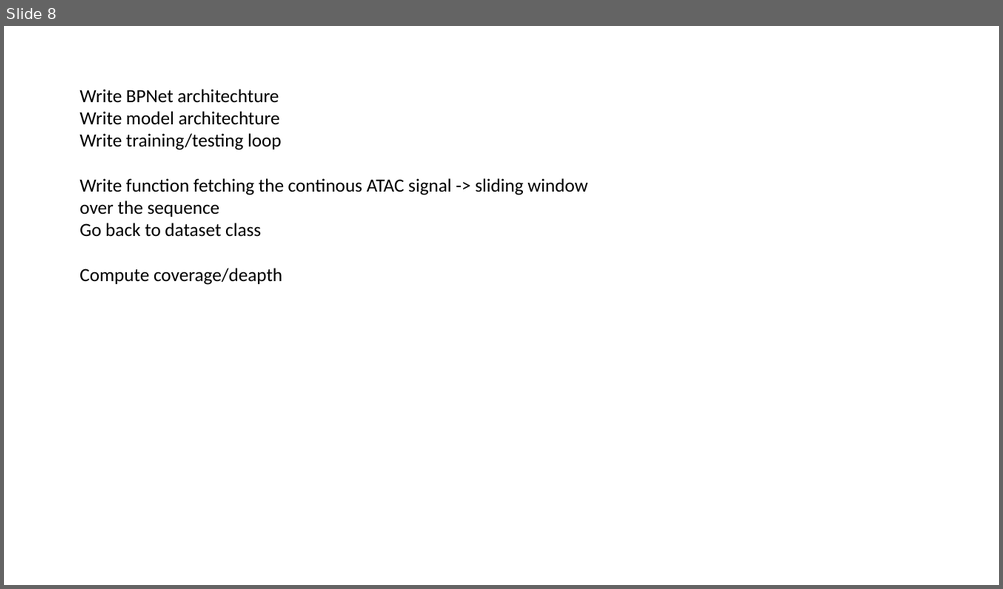
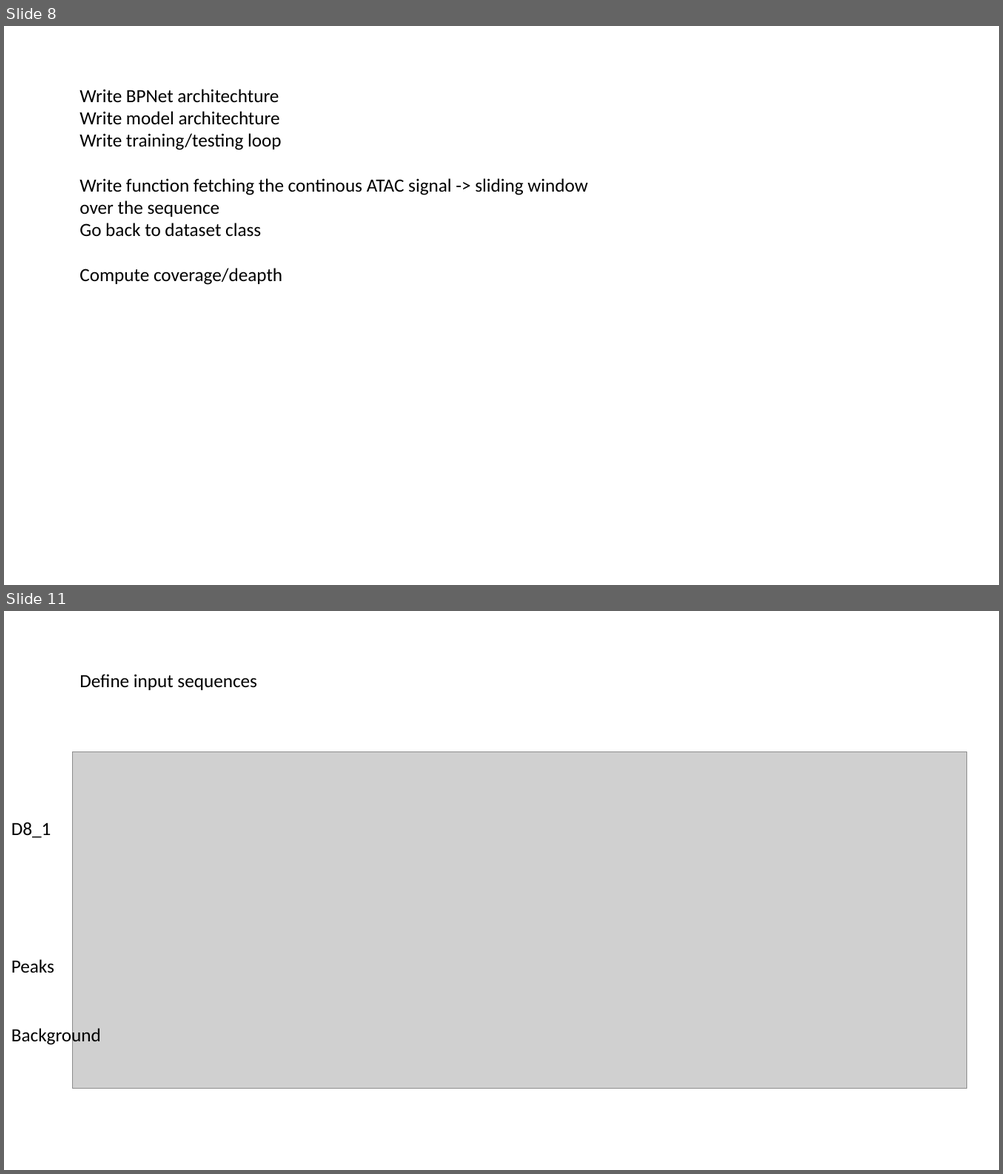
Before and after one commit to alexiaDorm/master-thesis, a slide deck: notes/Building model.pptx. Shown one above the other, each under a label of ours: slide 8 before the commit, slides 8 and 11 after it; the slides between them are not shown. The pictures are 1003x589 and 1003x1174 pixels, drawn with LibreOffice and Linux fonts; fonts in the diff are those of the drawing; grey boxes stand for pictures. Boxes give left, top, right and bottom in pixels: in the first picture for what was removed or moved away, otherwise in the second. Text is boxed around its words. In the diff, an @@ line names an element or a change of style, - is before the commit and + after.

```diff
--- a/notes/Building model.pptx
+++ b/notes/Building model.pptx
@@ slide 11 added at [4, 611, 999, 1170], background #FFFFFF @@
@@ text added at [79, 674, 257, 690], 18 pt, text #000000 @@
+Define input sequences
@@ picture added at [73, 752, 967, 1088] @@
@@ text added at [11, 822, 51, 838], 18 pt, text #000000 @@
+D8_1
@@ text added at [11, 960, 54, 974], 18 pt, text #000000 @@
+Peaks
@@ text added at [11, 1027, 101, 1047], 18 pt, text #000000 @@
+Background
```
Also in this commit, not shown: 3 other slides added, 1 other file.
